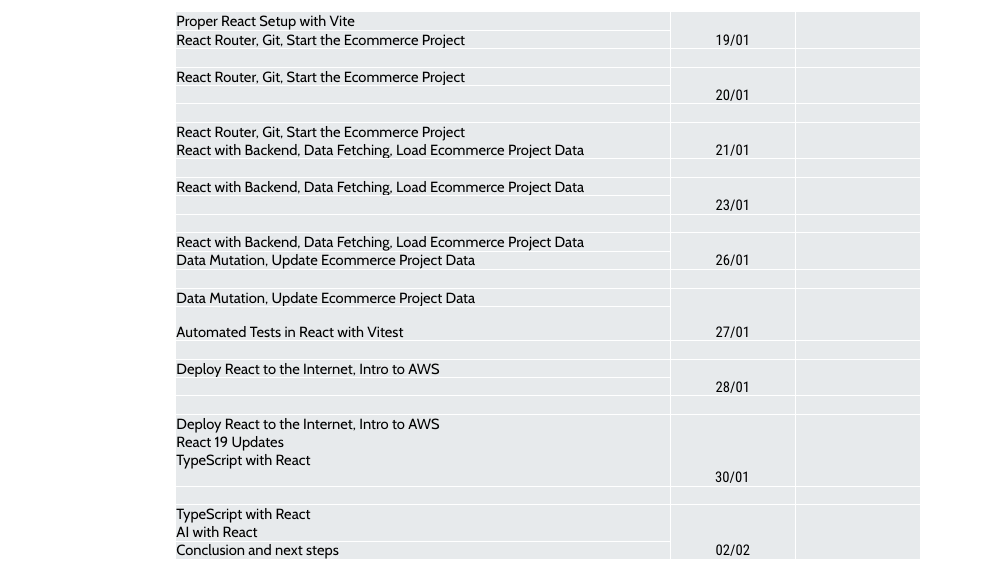
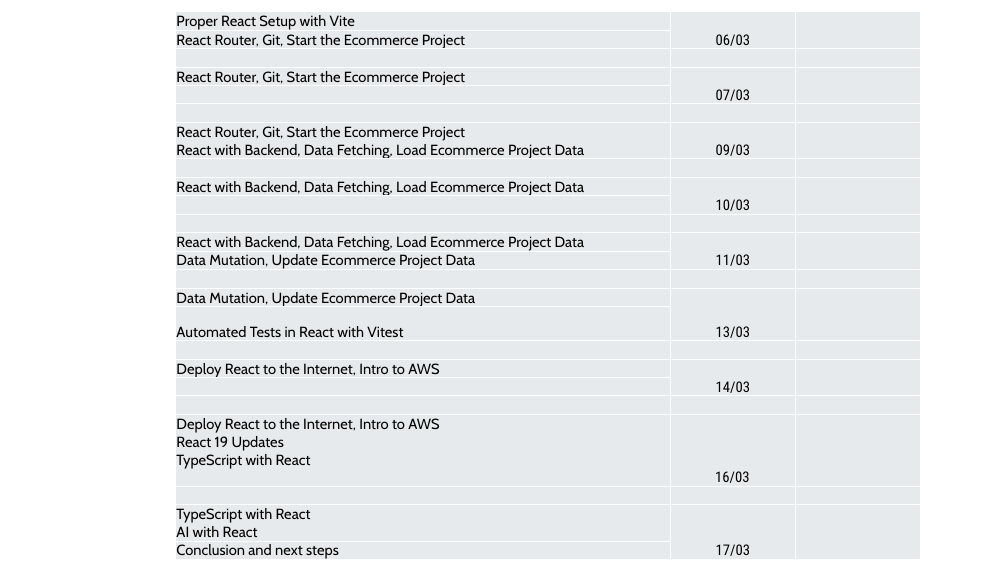
Before and after one commit to urk17me114/frontend_study_data, a slide deck: slide 4 of ROADMAP/roadmap react js.pptx. Drawn at 1008x567 pixels with LibreOffice and Linux fonts; fonts in the diff are those of the drawing. Boxes give left, top, right and bottom in pixels: in the first picture for what was removed or moved away, otherwise in the second. Text is boxed around its words. In the diff, an @@ line names an element or a change of style, - is before the commit and + after.

```diff
--- a/ROADMAP/roadmap react js.pptx
+++ b/ROADMAP/roadmap react js.pptx
@@ table at box(176, 11, 920, 563) @@
-row 1, column 2: 19/01
+row 1, column 2: 06/03
-row 4, column 2: 20/01
+row 4, column 2: 07/03
-row 7, column 2: 21/01
+row 7, column 2: 09/03
-row 9, column 2: 23/01
+row 9, column 2: 10/03
-row 12, column 2: 26/01
+row 12, column 2: 11/03
-row 15, column 2: 27/01
+row 15, column 2: 13/03
-row 18, column 2: 28/01
+row 18, column 2: 14/03
-row 21, column 2: 30/01
+row 21, column 2: 16/03
-row 23, column 2: 02/02
+row 23, column 2: 17/03
```
Also in this commit, not shown: 2 other slides changed, 44 other files.
